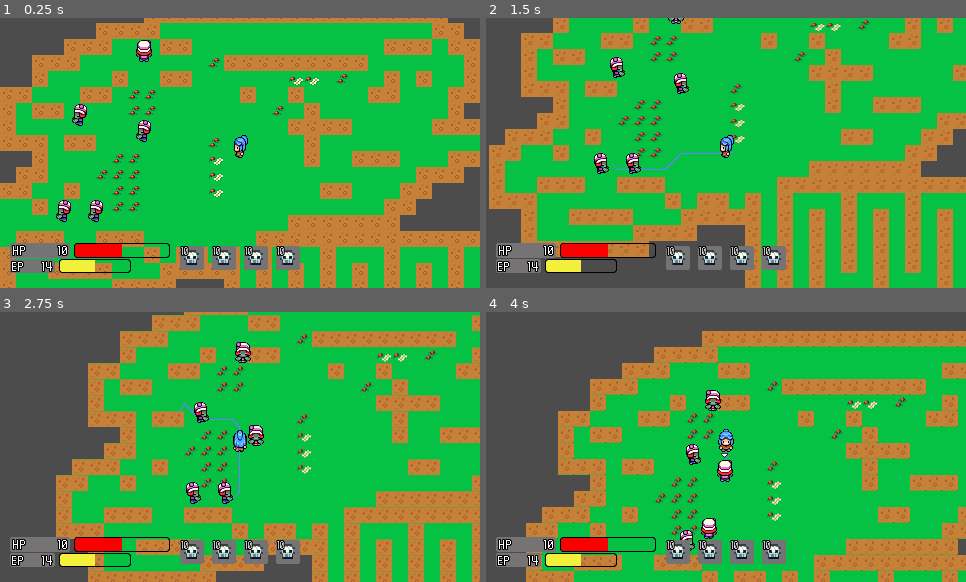
Above: before the commit, frames 1-4 (two rows, left to right).
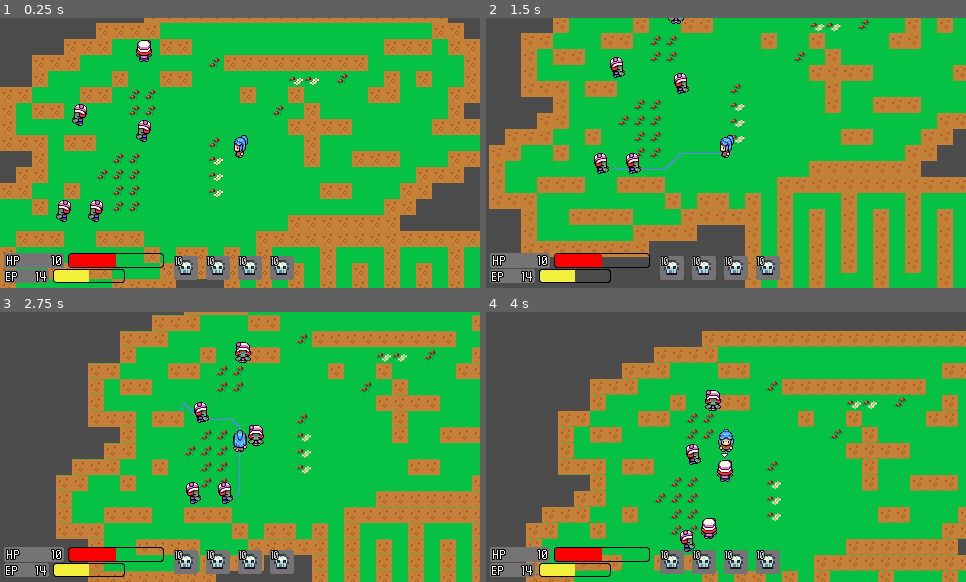
Above: after the commit, the same moments.

Repository: destroysound/DungeonCrawl
Game: Godot game, scene res://GameScene.tscn
Two runs of this game, one before a commit and one after it. Both use one fixed random seed, a clock stepped at 60 frames per second and the inputs below.
Inputs (mouse positions are in pixels of both pictures, inside the frame that each line leads up to):
- Up to frame 1 (0.25 s): no input
- Up to frame 2 (1.5 s): move the mouse to (548, 212) at 0.52 s; click (548, 212) at 0.67 s; move the mouse to (606, 163) at 1.27 s; click (606, 163) at 1.42 s
- Up to frame 3 (2.75 s): move the mouse to (187, 360) at 2.02 s; click (187, 360) at 2.17 s
- Up to frame 4 (4 s): move the mouse to (730, 355) at 2.77 s; click (730, 355) at 2.92 s; move the mouse to (721, 501) at 3.52 s; click (721, 501) at 3.67 s

The runs differ from the first frame. In frame 1, 5.5% of the frame differs, in the area x 0-63%, y 83-99%; in frame 2, 5.4%; in frame 3, 5.5%; in frame 4, 5.5%.

Commit message:
Update GUI.tscn

Diff:
--- a/GUI.tscn
+++ b/GUI.tscn
@@ -16,51 +16,50 @@
 
 [node name="GUI" type="MarginContainer" parent="."]
 anchor_top = 1.0
-anchor_right = 0.855
+anchor_right = 0.835
 anchor_bottom = 1.0
 margin_top = -58.98
-margin_right = -9.155
+margin_right = 0.0649719
 margin_bottom = 1.52588e-05
 mouse_filter = 2
 custom_constants/margin_right = 10
 custom_constants/margin_top = 10
-custom_constants/margin_left = 10
-custom_constants/margin_bottom = 10
+custom_constants/margin_left = 4
+custom_constants/margin_bottom = 4
 __meta__ = {
 "_edit_use_anchors_": false
 }
 
 [node name="HBoxContainer" type="HBoxContainer" parent="GUI"]
-margin_left = 10.0
-margin_top = 10.0
+margin_left = 4.0
+margin_top = 24.0
 margin_right = 375.0
-margin_bottom = 48.0
+margin_bottom = 54.0
 mouse_filter = 2
+size_flags_vertical = 8
 custom_constants/separation = 10
 
 [node name="Bars" type="VBoxContainer" parent="GUI/HBoxContainer"]
 margin_right = 160.0
-margin_bottom = 38.0
+margin_bottom = 30.0
 mouse_filter = 2
 custom_constants/separation = 1
 alignment = 1
 
 [node name="Bar" parent="GUI/HBoxContainer/Bars" instance=ExtResource( 1 )]
-margin_top = 4.0
 margin_right = 160.0
-margin_bottom = 19.0
 mouse_filter = 2
 
 [node name="Bar2" parent="GUI/HBoxContainer/Bars" instance=ExtResource( 4 )]
-margin_top = 20.0
+margin_top = 16.0
 margin_right = 160.0
-margin_bottom = 34.0
+margin_bottom = 30.0
 
 [node name="Abilities" type="HBoxContainer" parent="GUI/HBoxContainer"]
 margin_left = 170.0
-margin_top = 7.0
+margin_top = 3.0
 margin_right = 290.0
-margin_bottom = 31.0
+margin_bottom = 27.0
 mouse_filter = 2
 size_flags_vertical = 4
 custom_constants/separation = 8
